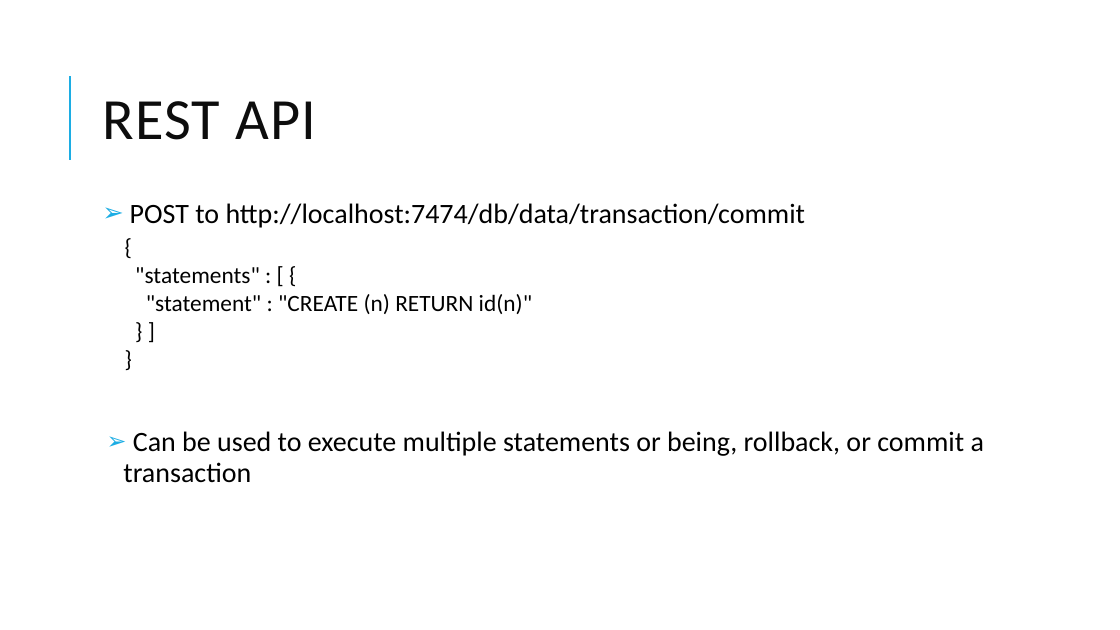
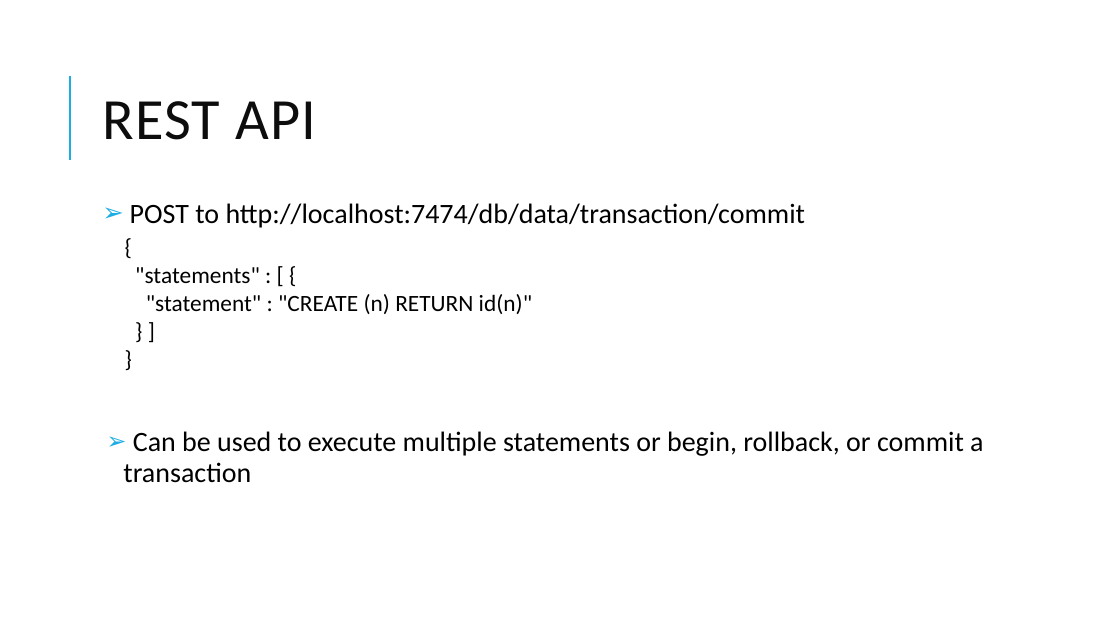
Before and after one commit to jenparker1975/Diabook, a slide deck: slide 42 of presentation/Graph DBs.pptx. Drawn at 1120x630 pixels with LibreOffice and Linux fonts; fonts in the diff are those of the drawing. Boxes give left, top, right and bottom in pixels: in the first picture for what was removed or moved away, otherwise in the second. Text is boxed around its words. In the diff, an @@ line names an element or a change of style, - is before the commit and + after.

```diff
--- a/presentation/Graph DBs.pptx
+++ b/presentation/Graph DBs.pptx
@@ text at box(123, 431, 983, 483): text changed @@
-➢ Can be used to execute multiple statements or being, rollback, or commit a transaction
+➢ Can be used to execute multiple statements or begin, rollback, or commit a transaction
```
Also in this commit, not shown: 17 other slides changed.
